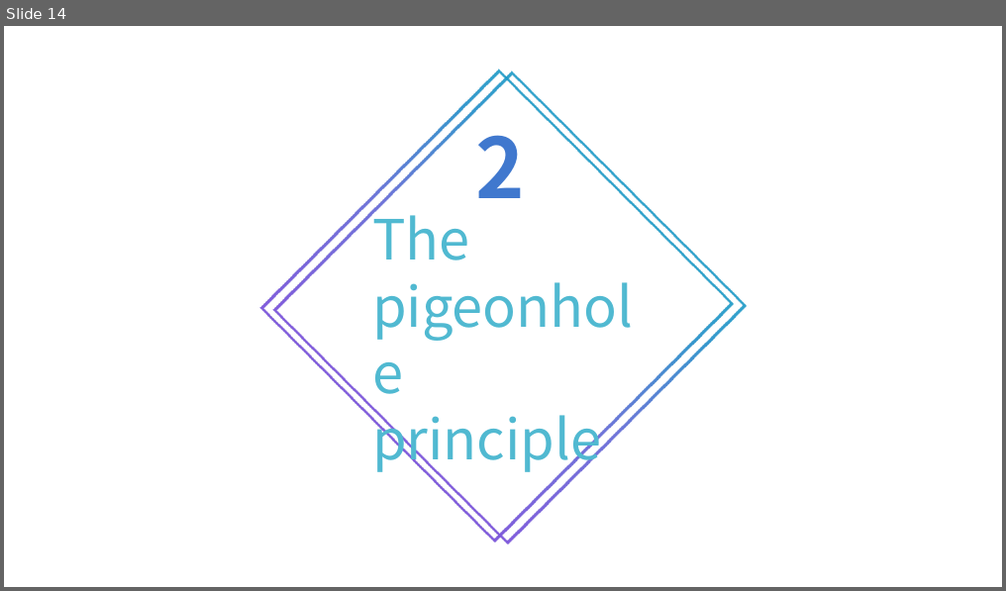
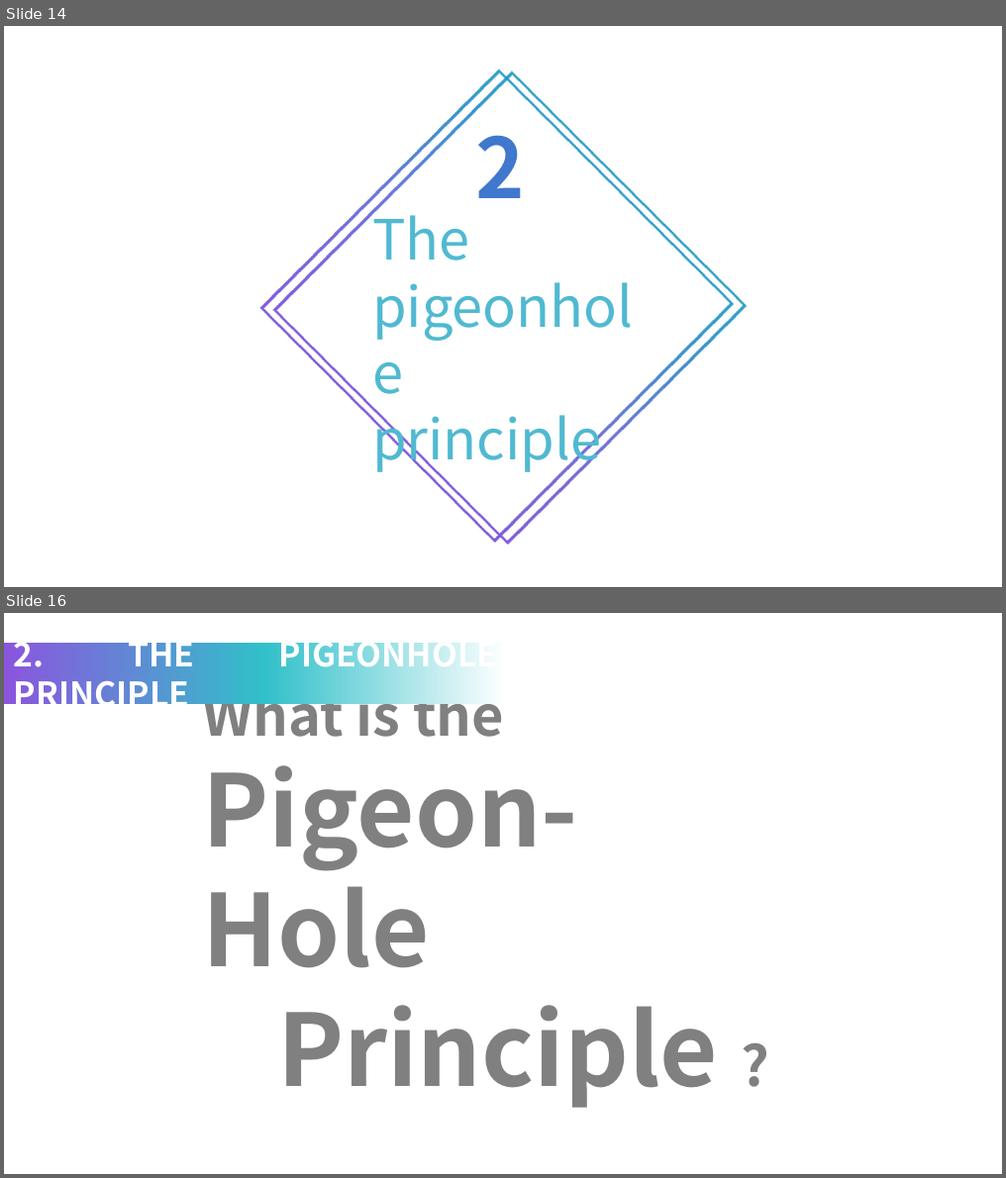
Before and after one commit to nhoxnho1212/TTToanTin, a slide deck: edit/demo.pptx. Shown one above the other, each under a label of ours: slide 14 before the commit, slides 14 and 16 after it; the slides between them are not shown. The pictures are 1006x591 and 1006x1178 pixels, drawn with LibreOffice and Linux fonts; fonts in the diff are those of the drawing. Boxes give left, top, right and bottom in pixels: in the first picture for what was removed or moved away, otherwise in the second. Text is boxed around its words. In the diff, an @@ line names an element or a change of style, - is before the commit and + after.

Commit message:
updated 2:22pm 5/5/2019

```diff
--- a/edit/demo.pptx
+++ b/edit/demo.pptx
@@ slide 16 added at <box>4,613,1002,1174</box>, background #FFFFFF @@
@@ rectangle added at <box>4,613,193,1172</box>, fill #FFFFFF @@
@@ rectangle added at <box>4,642,507,704</box>, fill gradient #8B55DE to #32C0CA to #FFFFFF, 24 pt, text #FFFFFF, bold @@
+2. THE PIGEONHOLE PRINCIPLE
@@ text added at <box>202,679,578,968</box>, 72 pt, text #808080, bold @@
+What is the
+Pigeon-Hole
+Principle ?
```
Also in this commit, not shown: 1 slide changed, 8 other slides added.
